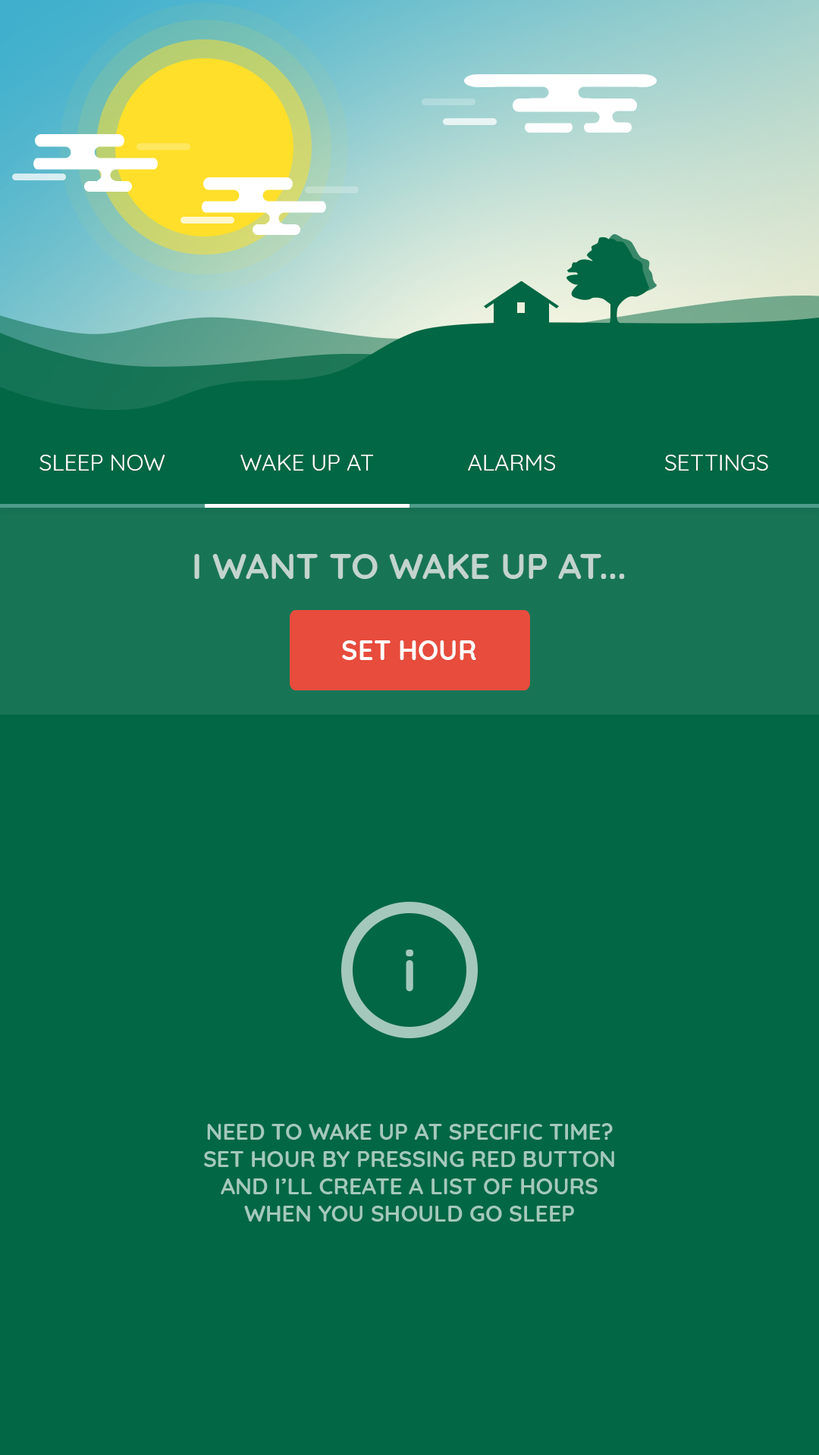
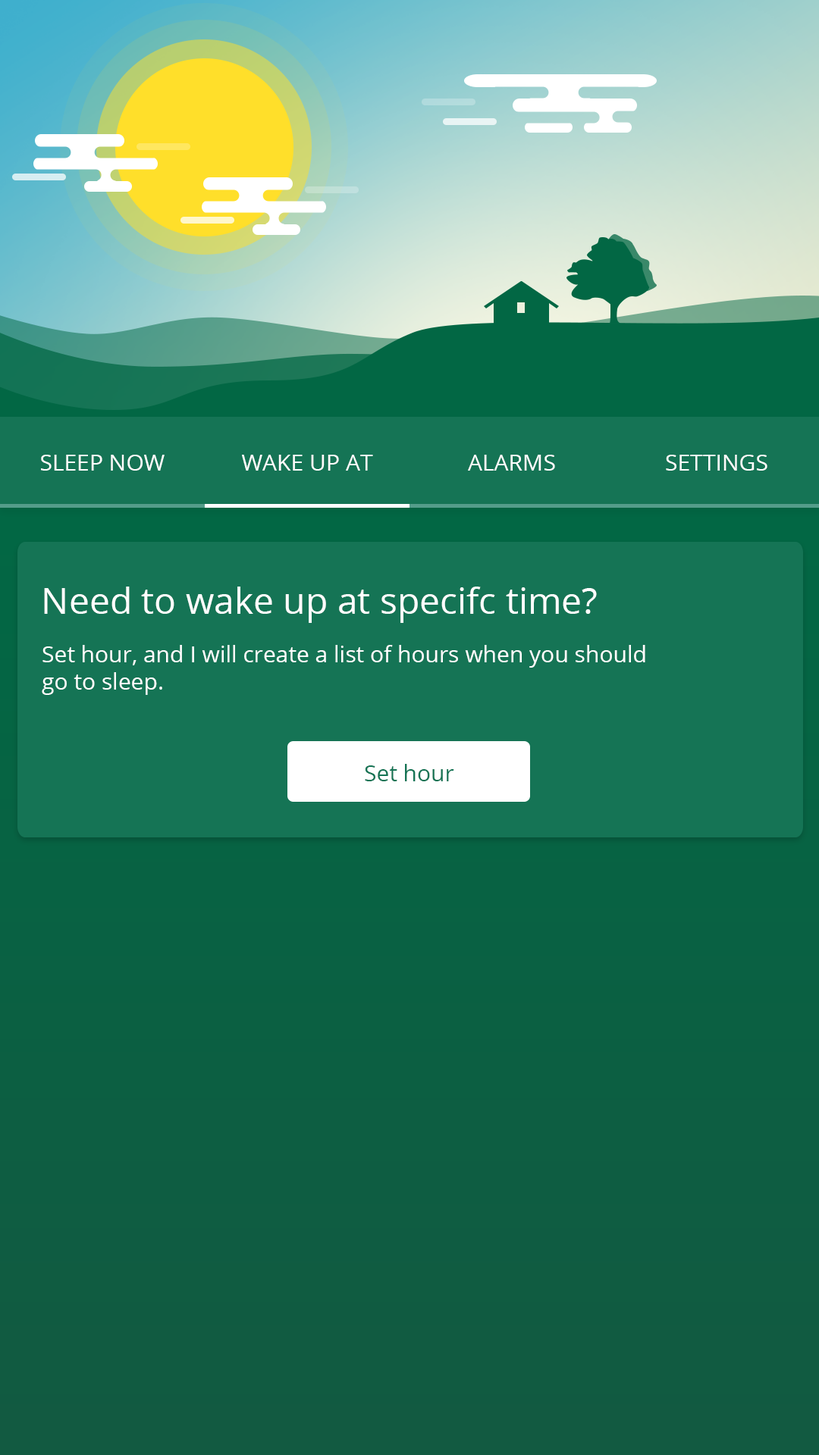
Layered file, before and after one edit (819×1455). Changes by layer:
painted on "SLEEP NOW" over [39,454,166,471]
painted on "WAKE UP AT" over [240,454,374,471]
painted on "ALARMS" over [467,454,555,471]
painted on "SETTINGS" over [664,454,768,471]
painted on "position_bar" over [0,504,819,508]
painted on "navbar_background" over [0,416,819,508]
added layer "Set hour, and I will create a list of hours when you should go" in group "hint + button" over [41,645,646,696]
"text kopia": opacity 64% → 100%, painted on it over [43,554,625,624]
painted on "text" over [341,640,477,782]
painted on "Prostokąt zaokrąglony 1" over [287,610,530,802]
renamed "background" to "Prostokąt zaokrąglony 2", painted on it over [0,507,819,838]
removed group "INFO" (4 layers) (was 64%) from group "LIST" over [203,902,614,1222]
removed layer "NEED TO WAKE UP AT SPECIFIC TIME? SET HOUR BY PRESSING RED BUTT" from group "INFO" over [203,1123,614,1222]
removed layer "i" from group "INFO" over [405,949,414,992]
removed layer "Elipsa 1" from group "INFO" over [341,902,478,1039]
moved "llist_background" into group "BODY", painted on it over [0,504,819,1455]
